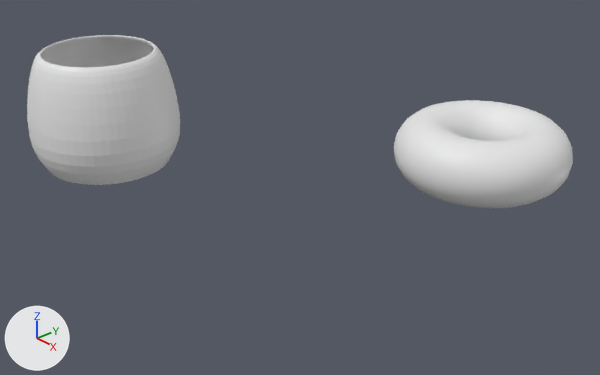
The Blender file donut.blend as it was, and as the next commit left it.
Rendered twice from a 50 mm lens placed at (0.818, -1.149, 0.593), pointed at (-0.264, -0.201, -0.105). The lights are fixed; the arrows at lower left show +X, +Y and +Z. The first picture is the older version.

The older version as bpy lines, for what is in view:
```python
me_cylinder = bpy.data.meshes.new('Cylinder')
me_cylinder.from_pydata(...)  # 84 vertices, 72 faces; spans x -0.165..0.165, y -0.169..0.169, z -0.12..0.12
me_torus = bpy.data.meshes.new('Torus')
me_torus.from_pydata(...)  # a torus around z (ring radius 0.1, tube radius 0.057) spanning x -0.157..0.157, y -0.157..0.157, z -0.056..0.056
me_torus.polygons.foreach_set('use_smooth', [True] * 864)
ob_cylinder = bpy.data.objects.new('Cylinder', me_cylinder)
ob_cylinder.location = (-0.656, -0.392, 0.0)
_m = ob_cylinder.modifiers.new('Solidify', 'SOLIDIFY')
_m = ob_cylinder.modifiers.new('Subdivision', 'SUBSURF')
_m.levels = 3
ob_torus = bpy.data.objects.new('Torus', me_torus)
ob_torus.location = (0.0, 0.0, 0.0)
```
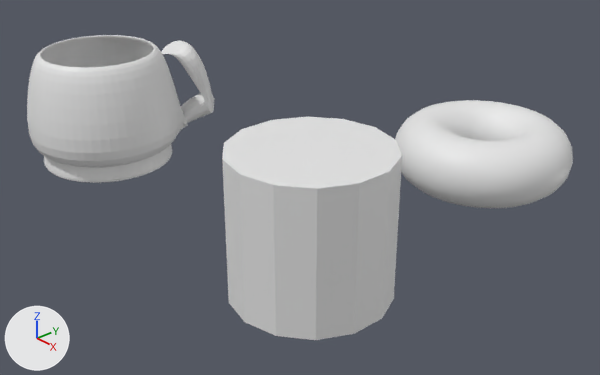
Where the change shows, as pixel boxes (x1, y1, x2, y2) in the pictures (600 x 375 px):
'Cylinder.001', added
    after: (222, 117, 402, 340)
'Cylinder', reshaped (22% wider)
    before: (27, 35, 180, 185)
    after: (27, 35, 214, 183)
part 1 of me_cylinder, reshaped
    before: (30, 127, 180, 185)
    after: (30, 35, 214, 183)

Edits to the bpy script that builds the scene:
```text
Change me_cylinder:
    used by ob_cylinder; location = (-0.656, -0.392, 0.0)
    remove me_cylinder.from_pydata(...)  # 84 vertices, 72 faces; spans x -0.165..0.165, y -0.169..0.169, z -0.12..0.12
    add me_cylinder.from_pydata(...)  # 192 vertices, 200 faces; spans x -0.165..0.165, y -0.169..0.239, z -0.12..0.12
    me_cylinder part 1
    1 face is deleted
    14 vertices in x -0.127..0.127, y -0.13..0.13, z -0.12 move by (0.0, 0.0, 0.037)
    108 vertices are added at x -0.156..0.156, y -0.16..0.239, z -0.114..0.118
    129 new faces join them
Add me_cylinder_001:
    me_cylinder_001.from_pydata(...)  # a 14-sided cylinder along z spanning x -0.127..0.127, y -0.13..0.13, z -0.12..0.12
Add ob_cylinder_001:
    ob_cylinder_001 = bpy.data.objects.new('Cylinder.001', me_cylinder_001)
    ob_cylinder_001.location = (0.0, -0.411, 0.0)
```
